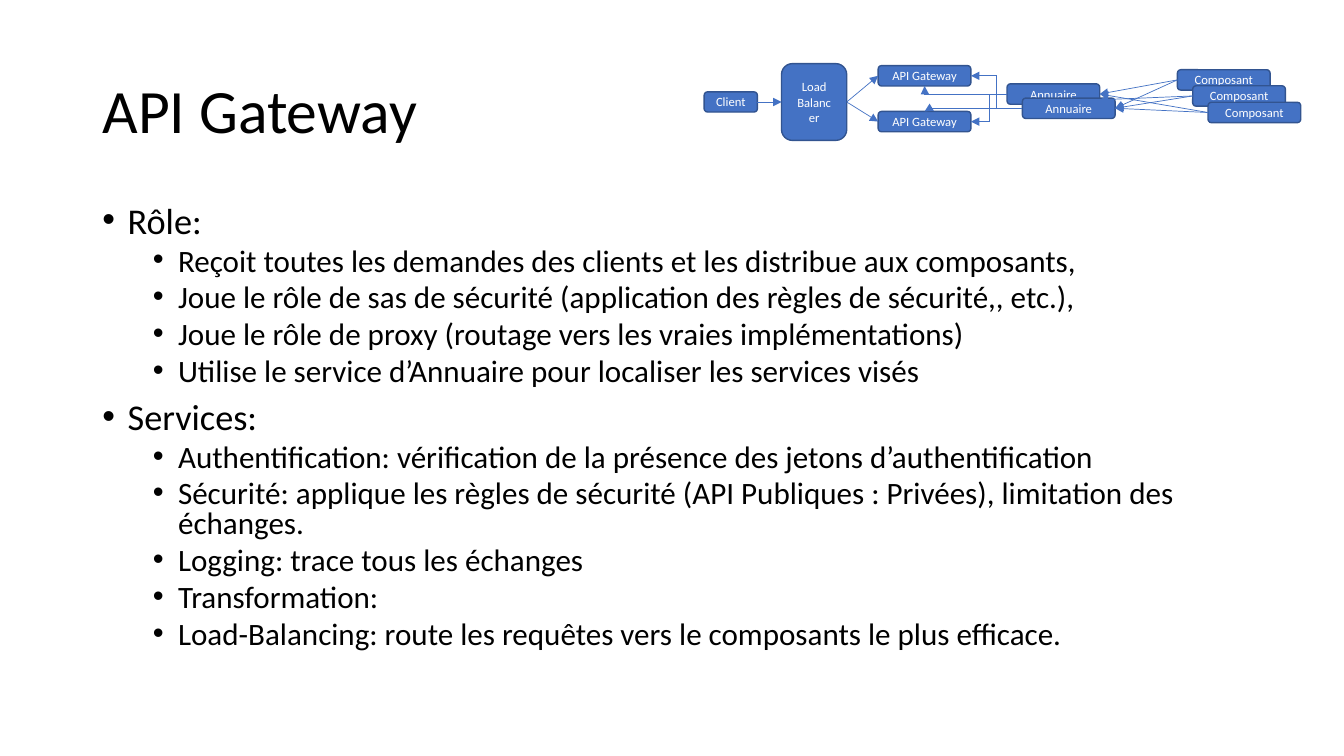
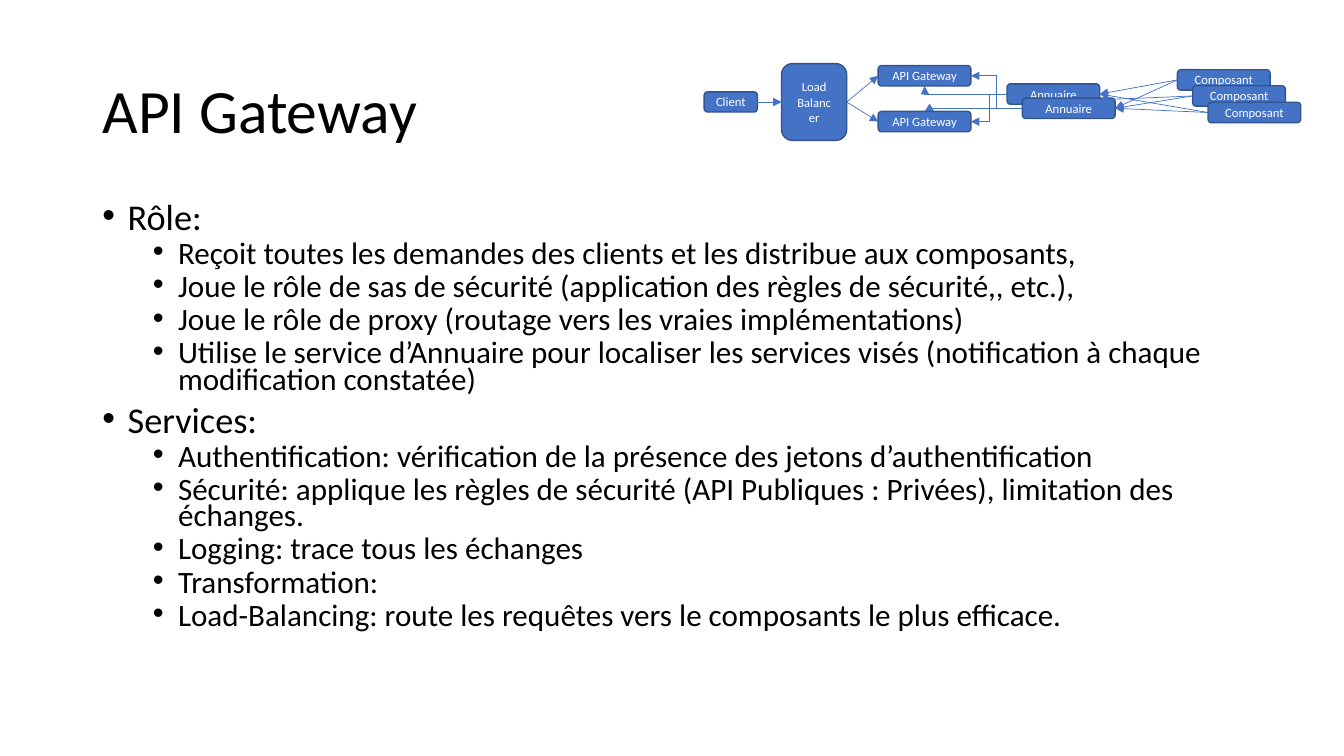
Before and after one commit to apulcino/MSAFO, a slide deck: slide 8 of maquette.pptx. Drawn at 1344x756 pixels with LibreOffice and Linux fonts; fonts in the diff are those of the drawing. Boxes give left, top, right and bottom in pixels: in the first picture for what was removed or moved away, otherwise in the second. Text is boxed around its words. In the diff, an @@ line names an element or a change of style, - is before the commit and + after.

```diff
--- a/maquette.pptx
+++ b/maquette.pptx
@@ text at <box>128,204,1173,632</box>: line spacing 0.8 to 0.7 @@
@@ text at <box>178,340,1200,394</box>: text changed @@
-  • Utilise le service d’Annuaire pour localiser les services visés
+  • Utilise le service d’Annuaire pour localiser les services visés (notification à chaque modification constatée)
```
Also in this commit, not shown: 4 other slides changed.
